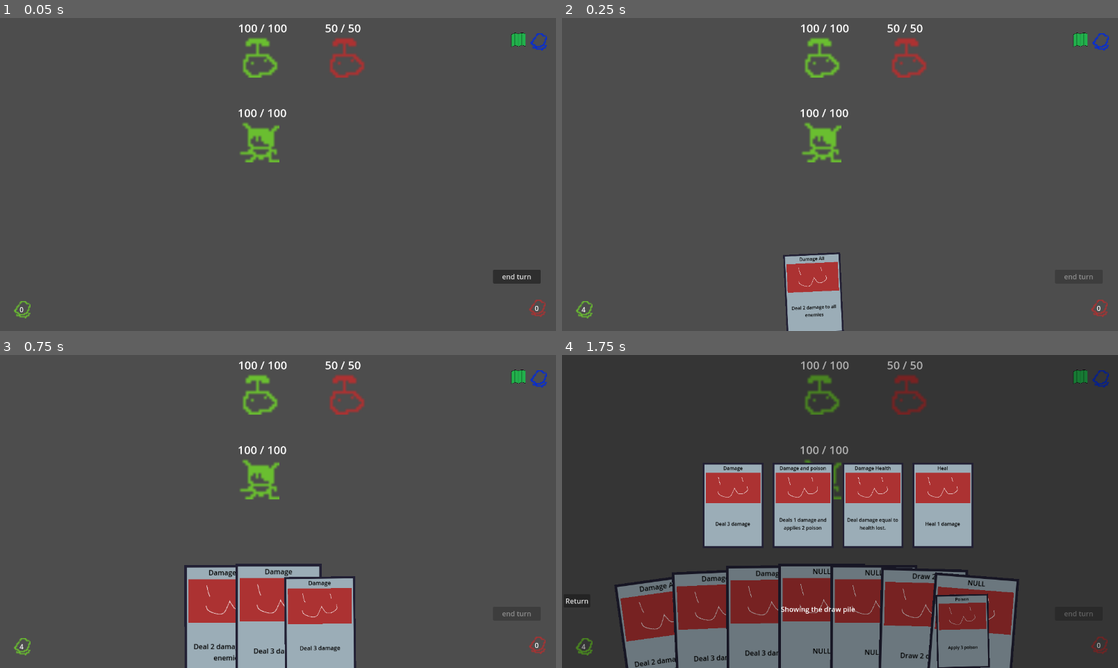
Above: before the commit, frames 1-4 (two rows, left to right).
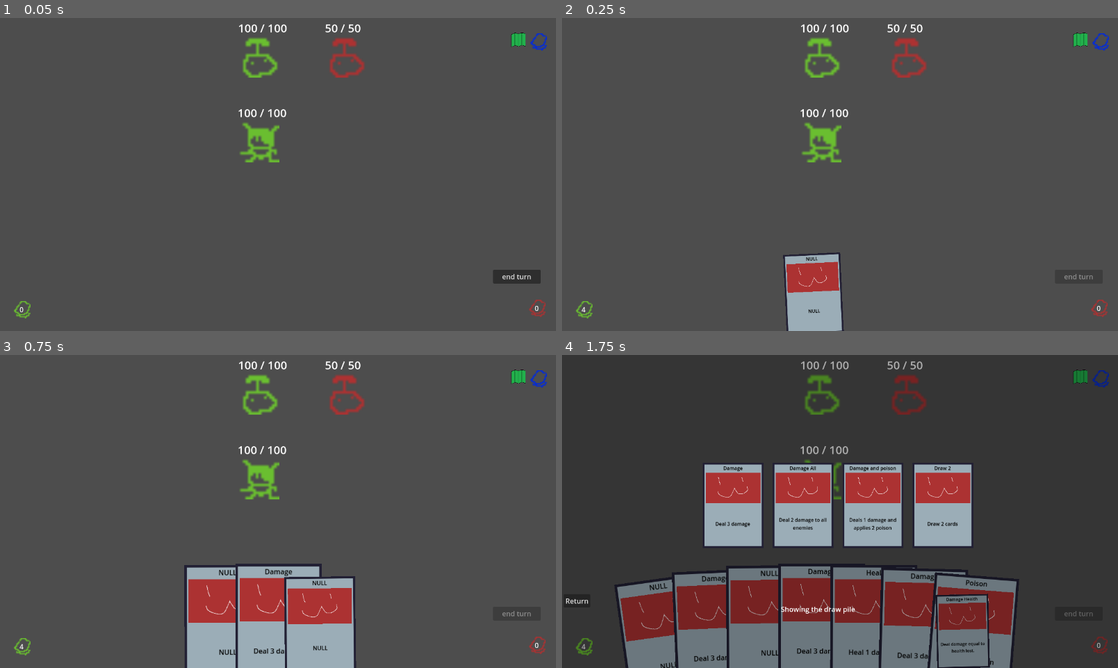
Above: after the commit, the same moments.

Repository: Saplings-Projects/1M_sub
Game: Godot game, scene res://#Scenes/TestingScene.tscn
The game is run twice, just before and just after one commit, with the same random seed, the same clock (stepped at 60 frames per second) and the same inputs.
Inputs (mouse positions are in pixels of both pictures, inside the frame that each line leads up to):
- Up to frame 1 (0.05 s): no input
- Up to frame 2 (0.25 s): no input
- Up to frame 3 (0.75 s): click (255, 624) at 0.52 s
- Up to frame 4 (1.75 s): click "4" at 1.25 s

Frame 1 is identical in both runs. In frame 2, 0.1% of the frame differs, in the area x 41-50%, y 76-96%; in frame 3, 0.3%; in frame 4, 1.2%, in the area x 13-78%, y 35-100%.

Commit message:
Issue-9: Light Mechanic

Diff:
--- a/#Scenes/MapUI.tscn
+++ b/#Scenes/MapUI.tscn
@@ -3,7 +3,7 @@
 [ext_resource type="Script" path="res://UI/MapUI.gd" id="1_enf2f"]
 [ext_resource type="Script" path="res://addons/SmoothScroll/SmoothScrollContainer.gd" id="2_2gata"]
 
-[node name="MapUi" type="Control" node_paths=PackedStringArray("color_rect", "scroll_container", "room_container", "room_addition_node")]
+[node name="MapUi" type="Control" node_paths=PackedStringArray("color_rect", "scroll_container", "room_container", "room_addition_node", "torch_confirmation_dialog")]
 layout_mode = 3
 anchors_preset = 15
 anchor_right = 1.0
@@ -15,6 +15,10 @@
 scroll_container = NodePath("SmoothScrollContainer")
 room_container = NodePath("SmoothScrollContainer/RoomContainer")
 room_addition_node = NodePath("SmoothScrollContainer/RoomContainer/RoomAdditionNode")
+torch_confirmation_dialog = NodePath("TorchPlacementConfirmationDialog")
+test_torch_indices = {
+0: 3
+}
 
 [node name="ColorRect" type="ColorRect" parent="."]
 layout_mode = 1
@@ -49,7 +53,16 @@
 offset_bottom = 40.0
 mouse_filter = 1
 
-[node name="Button" type="Button" parent="."]
+[node name="AddTorch" type="Button" parent="."]
+layout_mode = 0
+offset_left = 4.0
+offset_top = 505.0
+offset_right = 65.0
+offset_bottom = 536.0
+text = "Add Torch
+"
+
+[node name="Return" type="Button" parent="."]
 layout_mode = 0
 offset_left = 4.0
 offset_top = 550.0
@@ -57,4 +70,15 @@
 offset_bottom = 581.0
 text = "Return"
 
-[connection signal="pressed" from="Button" to="." method="_on_return_button_press"]
+[node name="TorchPlacementConfirmationDialog" type="ConfirmationDialog" parent="."]
+title = ""
+initial_position = 4
+size = Vector2i(300, 106)
+ok_button_text = "Yes"
+dialog_text = "Would you like to place a torch on your current location?"
+dialog_autowrap = true
+cancel_button_text = "No"
+
+[connection signal="pressed" from="AddTorch" to="." method="_on_add_torch_pressed"]
+[connection signal="pressed" from="Return" to="." method="_on_return_button_press"]
+[connection signal="confirmed" from="TorchPlacementConfirmationDialog" to="." method="_add_torch_to_current_location"]
--- a/Core/Enums.gd
+++ b/Core/Enums.gd
@@ -33,3 +33,11 @@
 	HOVERED,
 	QUEUED,
 }
+
+enum LightLevel
+{
+	UNLIT,
+	DIMLY_LIT,
+	LIT,
+	BRIGHTLY_LIT
+}
--- a/Map/MapManager.gd
+++ b/Map/MapManager.gd
@@ -2,7 +2,9 @@
 ## Class to manage backend for rooms (generation and such)
 
 var current_map: MapBase
-var map_width_array: Array[int] = [1, 3, 5, 7, 9, 11, 9, 7, 5, 3, 1]
+var map_width_array: Array[int] = [1, 3, 5, 7, 7, 7, 7, 5, 3, 1]
+var LIGHT_RANGE = 3
+var current_room: RoomBase
 
 #map_floors_width changes the width of the map's floors
 func create_map(map_floors_width: Array[int]) -> MapBase: ## Generates and Populates a map with rooms that have random room types. More in depth algorithms will be added in the future
@@ -25,6 +27,9 @@
 			var _room_event: EventBase = GlobalVar.EVENTS_CLASSIFICATION[_rand_type_index].new()
 			var _generated_room: RoomBase = RoomBase.new()
 			_generated_room.room_event = _room_event
+			# Test statement to test player room placement, Remove later
+			if (index_width == 4 and index_height == 3):
+				current_room = _generated_room
 			_grid[index_height].append(_generated_room as RoomBase)
 		_grid[index_height].append_array(_padding)
 	_map.rooms = _grid
--- a/Map/RoomBase.gd
+++ b/Map/RoomBase.gd
@@ -4,12 +4,26 @@
 ##
 ## Holds basic functionality for a room on the map
 
-@export var light_level: int = 0
+@export var light_level: Enums.LightLevel = Enums.LightLevel.UNLIT
 @export var has_torch: bool = false
 @export var room_event: EventBase
+
+signal on_light_level_changed
 
 func _to_string() -> String:
 	return "RoomBase"
 
 func get_room_abbreviation() -> String:
 	return room_event.get_room_abbreviation()
+
+func set_torch_active() -> void:
+	has_torch = true
+	if light_level == Enums.LightLevel.DIMLY_LIT or light_level == Enums.LightLevel.LIT:
+		light_level = Enums.LightLevel.BRIGHTLY_LIT
+	else:
+		light_level = Enums.LightLevel.LIT
+	on_light_level_changed.emit()
+
+func set_light_level(new_light_level: Enums.LightLevel) -> void:
+	light_level = new_light_level
+	on_light_level_changed.emit()
--- a/Map/RoomUI.gd
+++ b/Map/RoomUI.gd
@@ -1,7 +1,39 @@
 extends Control
+class_name RoomUI
 
 var room: RoomBase
 @export var label: Label
+@export var color_rect: ColorRect
+@export var player_icon: TextureRect
+
+var floor_index: int = 0
+var room_index: int = 0
+
+func _ready():
+	if room != null:
+		if !room.on_light_level_changed.is_connected(_update_room_UI):
+			room.on_light_level_changed.connect(_update_room_UI)
+		_update_room_UI()
 
 func set_label(title: String):
 	label.set_text(title)
+
+func set_player_icon(enabled: bool) -> void:
+	player_icon.visible = enabled
+
+func has_player() -> bool:
+	return player_icon.visible
+
+
+func _update_room_UI():
+	var alpha = 0
+	match (room.light_level):
+		Enums.LightLevel.UNLIT:
+			alpha = 1
+		Enums.LightLevel.DIMLY_LIT:
+			alpha = 0.5
+		Enums.LightLevel.LIT:
+			alpha = 0.25
+		Enums.LightLevel.BRIGHTLY_LIT:
+			alpha = 0
+	color_rect.color = Color(0, 0, 0, alpha)
--- a/Map/RoomUI.tscn
+++ b/Map/RoomUI.tscn
@@ -1,27 +1,48 @@
-[gd_scene load_steps=3 format=3 uid="uid://ck87o46d1kvpu"]
+[gd_scene load_steps=4 format=3 uid="uid://ck87o46d1kvpu"]
 
 [ext_resource type="Script" path="res://Map/RoomUI.gd" id="1_n442j"]
 [ext_resource type="Texture2D" uid="uid://dxpg0rdhgt587" path="res://Map/room_icon.png" id="2_mdfia"]
+[ext_resource type="Texture2D" uid="uid://cq1ii3ed6oels" path="res://Entity/Player/fauna.png" id="3_c1g4p"]
 
-[node name="RoomUI" type="Control" node_paths=PackedStringArray("label")]
+[node name="RoomUI" type="Control" node_paths=PackedStringArray("label", "color_rect", "player_icon")]
 layout_mode = 3
 anchors_preset = 0
 size_flags_horizontal = 4
 size_flags_vertical = 4
 script = ExtResource("1_n442j")
-label = NodePath("RoomEdge/Label")
+label = NodePath("RoomEdge/RoomLabel")
+color_rect = NodePath("RoomEdge/ColorRect")
+player_icon = NodePath("PlayerIcon")
 
 [node name="RoomEdge" type="TextureRect" parent="."]
-layout_mode = 0
+layout_mode = 2
 offset_right = 50.0
 offset_bottom = 50.0
 texture = ExtResource("2_mdfia")
 expand_mode = 1
 
-[node name="Label" type="Label" parent="RoomEdge"]
+[node name="RoomLabel" type="Label" parent="RoomEdge"]
 layout_mode = 0
 offset_right = 50.0
 offset_bottom = 50.0
 text = "A"
 horizontal_alignment = 1
 vertical_alignment = 1
+
+[node name="ColorRect" type="ColorRect" parent="RoomEdge"]
+layout_mode = 0
+offset_right = 50.0
+offset_bottom = 50.0
+color = Color(0, 0, 0, 1)
+
+[node name="PlayerIcon" type="TextureRect" parent="."]
+visible = false
+layout_mode = 0
+offset_left = 31.0
+offset_top = 31.0
+offset_right = 46.0
+offset_bottom = 46.0
+texture = ExtResource("3_c1g4p")
+expand_mode = 1
+
+[connection signal="gui_input" from="RoomEdge/ColorRect" to="." method="_on_rect_gui_input"]
--- a/UI/MapUI.gd
+++ b/UI/MapUI.gd
@@ -5,11 +5,17 @@
 var _padding_offset = 20
 var _MINIMUM_ROOM_WIDTH = 510
 var _MINIMUM_ROOM_HEIGHT = 490
+var _LIGHT_FLOOR_RANGE = 3
 
 @export var color_rect: ColorRect
 @export var scroll_container: SmoothScrollContainer
 @export var room_container: ColorRect
 @export var room_addition_node: Control
+@export var torch_confirmation_dialog: ConfirmationDialog
+@export var test_torch_indices: Dictionary
+
+var room_ui_array: Array[Array]
+var current_player_room: RoomUI
 
 func _input(_inputevent: InputEvent) -> void:
 	if (_inputevent.is_action_pressed("cancel_action")):
@@ -18,6 +24,59 @@
 
 func _on_return_button_press():
 	queue_free()
+
+
+func _on_add_torch_pressed():
+	torch_confirmation_dialog.show()
+
+func _close_torch_placement_dialog():
+	torch_confirmation_dialog.hide()
+
+func _add_torch_to_current_location():
+	var current_player_floor_index = current_player_room.floor_index
+	var current_player_room_index = current_player_room.room_index
+
+	var room_light_range = 1
+	var max_light_index = current_player_floor_index + _LIGHT_FLOOR_RANGE + 1
+
+	if current_player_floor_index + _LIGHT_FLOOR_RANGE + 1 > MapManager.map_width_array.size():
+		max_light_index = MapManager.map_width_array.size()
+
+	for floor_light_index: int in range(current_player_floor_index + 1, max_light_index):
+		var minimum_room_light_index: int = current_player_room_index - room_light_range
+		if current_player_room_index - room_light_range <= 0:
+			minimum_room_light_index = 0
+		var maximum_room_light_index: int = current_player_room_index + room_light_range + 1
+		if current_player_room_index + room_light_range + 1 > MapManager.map_width_array.max():
+			maximum_room_light_index = MapManager.map_width_array.max()
+		for room_light_index: int in range(minimum_room_light_index, maximum_room_light_index):
+			var room_ui: RoomUI = room_ui_array[floor_light_index][room_light_index]
+			if room_ui != null:
+				if floor_light_index == current_player_floor_index + 1 and room_ui.room.light_level == Enums.LightLevel.DIMLY_LIT:
+					room_ui.room.set_light_level(Enums.LightLevel.BRIGHTLY_LIT)
+				else:
+					room_ui.room.set_light_level(Enums.LightLevel.DIMLY_LIT)
+		room_light_range += 1
+	current_player_room.room.set_torch_active()
+
+# Test function
+func _add_light_to_rooms(floor_index: int, room_index: int) -> void:
+	var room_light_range = 1
+	var max_light_index = floor_index + _LIGHT_FLOOR_RANGE + 1
+	if floor_index + _LIGHT_FLOOR_RANGE + 1 > MapManager.map_width_array.size():
+		max_light_index = MapManager.map_width_array.size()
+	for floor_light_index: int in range(floor_index + 1, max_light_index):
+		var minimum_room_light_index: int = room_index - room_light_range
+		if room_index - room_light_range <= 0:
+			minimum_room_light_index = 0
+		var maximum_room_light_index: int = room_index + room_light_range + 1
+		if room_index + room_light_range + 1 > MapManager.map_width_array.max():
+			maximum_room_light_index = MapManager.map_width_array.max()
+		for room_light_index: int in range(minimum_room_light_index, maximum_room_light_index):
+			var room_ui: RoomUI = room_ui_array[floor_light_index][room_light_index]
+			if (room_ui != null):
+				room_ui.room.set_light_level(Enums.LightLevel.DIMLY_LIT)
+		room_light_range += 1
 
 
 func _ready():
@@ -59,15 +118,30 @@
 	var start_position_for_next_room_y: float = room_container.get_custom_minimum_size().y - (color_rect.get_size().y - scroll_container_bottom_y_position)
 	var position_for_next_room: Vector2 = Vector2(start_position_for_next_room_x, start_position_for_next_room_y)
 
-	for floor_array: Array[RoomBase] in current_map.rooms:
+	var max_floor_width: int = MapManager.map_width_array.max()
+	room_ui_array.resize(MapManager.map_width_array.size())
+
+	for floor_index: int in range(current_map.rooms.size()):
+		var floor_array: Array = current_map.rooms[floor_index]
 		# When we're done populating a floor and we go to the next index, reset the X start position
 		position_for_next_room.x = start_position_for_next_room_x
-		for room: RoomBase in floor_array:
-			if (room != null):
-				var room_display: Control = room_ui.instantiate()
+		for room_index: int in range(floor_array.size()):
+			var room: RoomBase = floor_array[room_index]
+		#for room: RoomBase in floor_array:
+			if room != null:
+				var room_display: RoomUI = room_ui.instantiate()
+				room_display.room = room
 				room_addition_node.add_child(room_display)
 				room_display.set_label(room.get_room_abbreviation())
 				room_display.position = position_for_next_room
+				room_display.floor_index = floor_index
+				room_display.room_index = room_index
+				if (MapManager.current_room == room):
+					current_player_room = room_display
+					room_display.set_player_icon(true)
+				room_ui_array[floor_index].append(room_display)
+			else:
+				room_ui_array[floor_index].append(null)
 			# When we go through the array of a floor to put a room down,
 			# increase the X position to the new potential area the room will be displayed on.
 			position_for_next_room.x += new_room_size.x + _padding_offset
@@ -91,6 +165,9 @@
 		new_room_position_y = room_container.position.y - room_container.get_custom_minimum_size().y / 2 + _get_combined_room_height(new_room_texture_rect) / 2
 	room_addition_node.set_position(Vector2(new_room_position_x, new_room_position_y))
 
+	#room_ui_array[0][2].room.set_torch_active()
+	#_add_light_to_rooms(0, 5)
+
 # Get the width of room nodes, by getting the size of what a room is w/ some offset
 # multiplying that by the max number in the map_width_array to get the width of the largest floor then add offset
 # to account for the other end of the floor
